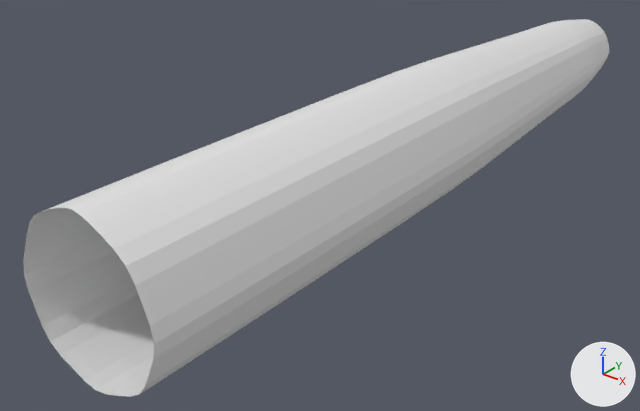
What one commit did to the OBJ model models/wand/small_end.obj.
Before and after are seen from a 50 mm lens placed at (0.799, 5.084, 0.585), pointed at (-0.111, 6.222, -0.12). Lighting does not change. The marker at lower right points along +X, +Y and +Z. Where no turn or scale is listed for an object, it has been applied to the vertices.

The first picture shows 'small_end'.
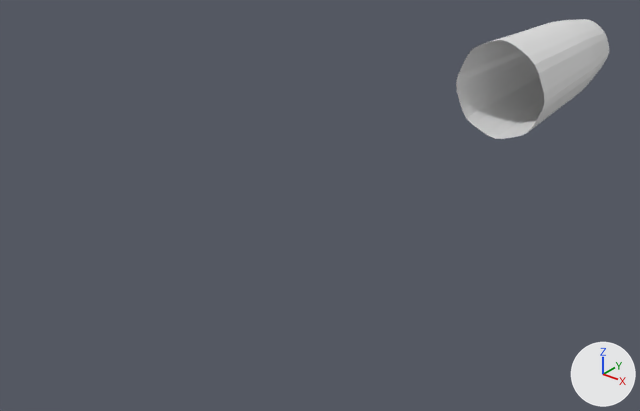
Pixel boxes (x1, y1, x2, y2) of what changed, in the pictures (640 x 411 px):
'small_end', reshaped (74% narrower, 68% shorter)
    before: (23, 19, 609, 397)
    after: (456, 19, 609, 139)
part 1 of me_small_end, deleted
    before: (23, 40, 544, 397)

Diff of the bpy script that builds the scene:
```diff
--- a/models/wand/small_end.obj.py
+++ b/models/wand/small_end.obj.py
@@ me_small_end @@
 # used by ob_small_end; location = (0.0, 0.0, 0.0)
-me_small_end.from_pydata(...)  # 951 vertices, 1862 faces; spans x -0.13..0.12, y 5.63..7.15, z -0.13..0.13
+me_small_end.from_pydata(...)  # 685 vertices, 1330 faces; spans x -0.1..0.1, y 6.67..7.15, z -0.1..0.11
+# me_small_end part 1
+# 266 vertices are removed from x -0.13..0.12, y 5.63..6.58, z -0.13..0.13
+# 532 faces are deleted
```
